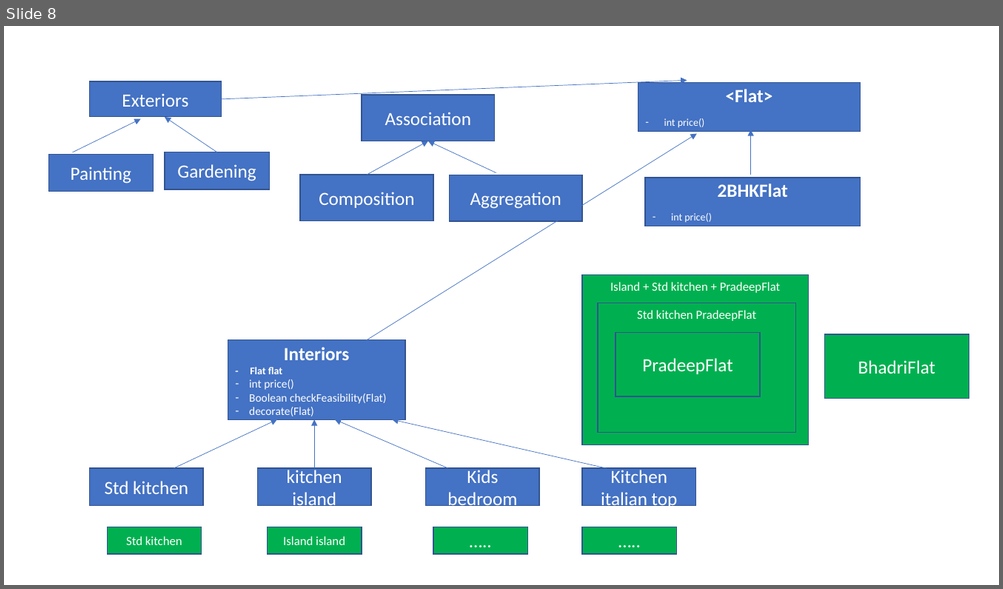
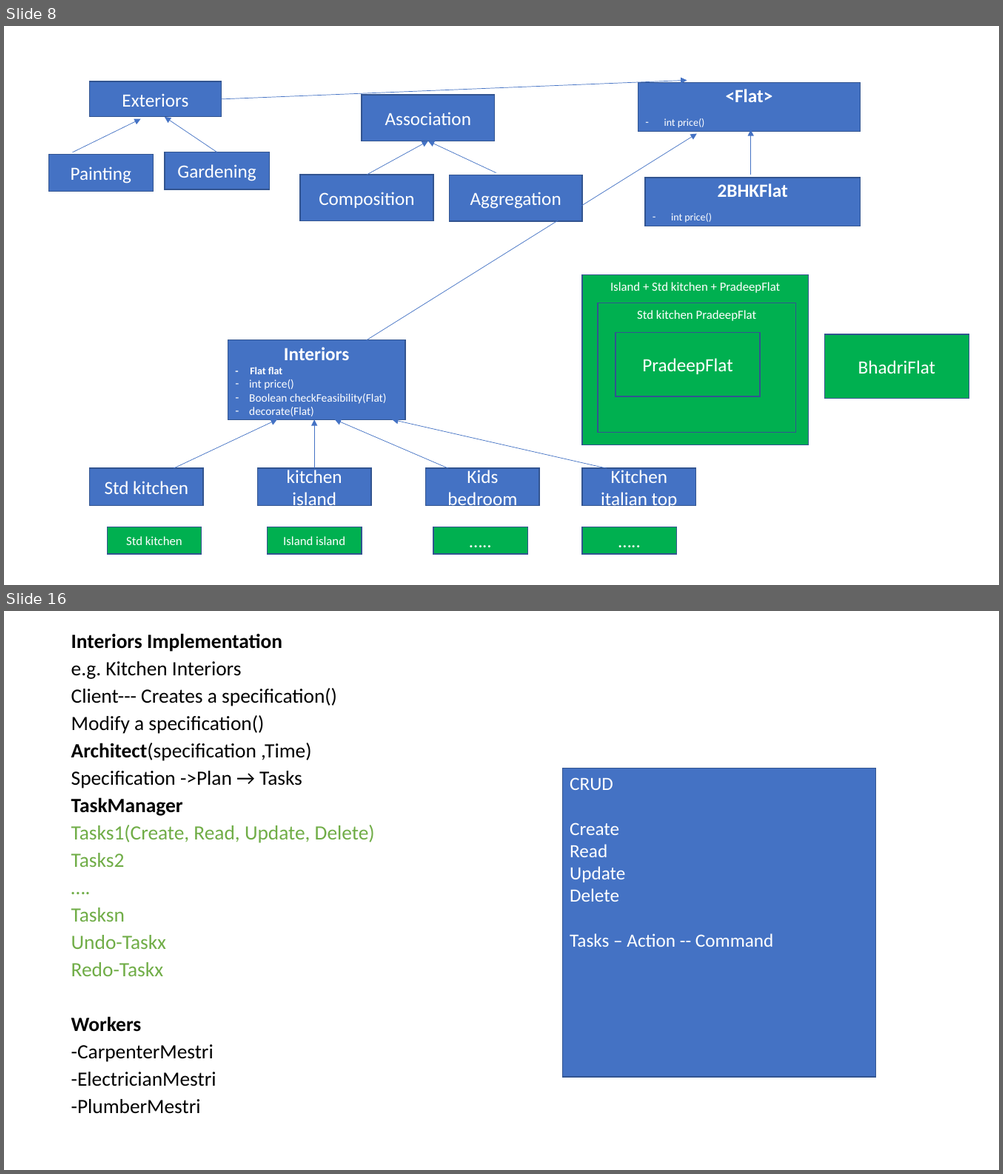
Before and after one commit to RamSBhadri/Docs, a slide deck: design pattern.pptx. Shown one above the other, each under a label of ours: slide 8 before the commit, slides 8 and 16 after it; the slides between them are not shown. The pictures are 1003x589 and 1003x1174 pixels, drawn with LibreOffice and Linux fonts; fonts in the diff are those of the drawing. Boxes give left, top, right and bottom in pixels: in the first picture for what was removed or moved away, otherwise in the second. Text is boxed around its words. In the diff, an @@ line names an element or a change of style, - is before the commit and + after.

```diff
--- a/design pattern.pptx
+++ b/design pattern.pptx
@@ slide 16 added at [4,611,999,1170], background #FFFFFF @@
@@ text added at [71,633,375,1114], 19.6 pt, text #000000 @@
+Interiors Implementation
+e.g. Kitchen Interiors
+Client--- Creates a specification()
+Modify a specification()
+Architect(specification ,Time)
+Specification ->Plan → Tasks
+TaskManager
+Tasks1(Create, Read, Update, Delete)
+Tasks2
+….
+Tasksn
+Undo-Taskx
+Redo-Taskx
+Workers
+-CarpenterMestri
+-ElectricianMestri
+-PlumberMestri
@@ rectangle added at [562,769,876,1077], fill #4472C4, outline #325491 1 pt, 18 pt, text #FFFFFF @@
+CRUD
+Create
+Read
+Update
+Delete
+Tasks – Action -- Command
```
Also in this commit, not shown: 2 slides changed, 12 other slides added, 1 slide removed, 16 other files.
